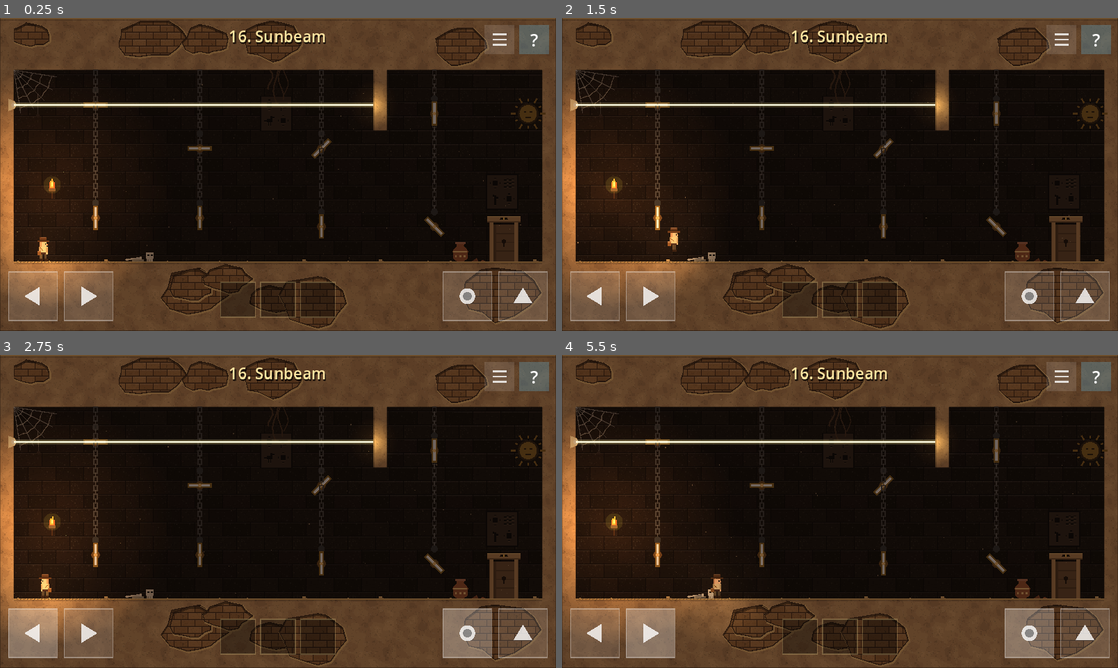
Above: before the commit, frames 1-4 (two rows, left to right).
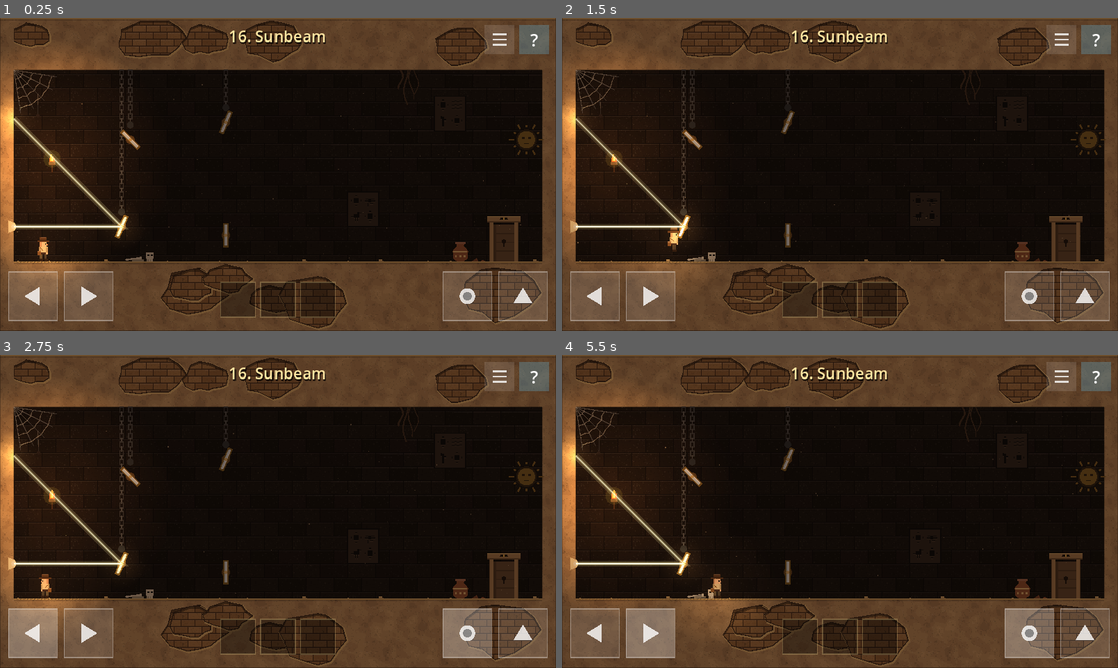
Above: after the commit, the same moments.

Repository: mrvadimjuravlev/mygame
Game: Godot game, scene res://levels/level_16.tscn
Two runs of this game, one before a commit and one after it. Both use one fixed random seed, a clock stepped at 60 frames per second and the inputs below. This scene is started directly instead of the project's main scene.
Inputs (mouse positions are in pixels of both pictures, inside the frame that each line leads up to):
- Up to frame 1 (0.25 s): no input
- Up to frame 2 (1.5 s): tap Enter at 0.5 s; move the mouse to (962, 158) at 0.52 s; hold Right (move_right) 0.53-1.25 s; hold E (action) 0.53-1.25 s; click (962, 158) at 0.67 s; tap Space (jump) at 0.77, 1.07 s; drag from (728, 190) to (656, 105) at 1.27 s
- Up to frame 3 (2.75 s): move the mouse to (333, 442) at 2.02 s; hold Left (move_left) from 2.03 s (still down); hold E (action) from 2.03 s (still down)
- Up to frame 4 (5.5 s): release Left (move_left) at 2.75 s; release E (action) at 2.75 s; drag from (812, 574) to (656, 555) at 2.77 s; move the mouse to (1006, 558) at 3.52 s; hold Right (move_right) 3.53-4.25 s; hold E (action) 3.53-4.25 s; tap Space (jump) at 3.77, 4.07 s; drag from (673, 464) to (884, 486) at 4.27 s; move the mouse to (867, 511) at 5.02 s; hold Right (move_right) from 5.03 s (still down); hold E (action) from 5.03 s (still down); click (867, 511) at 5.17 s

The runs differ from the first frame. In frame 1, 7.5% of the frame differs, in the area x 0-99%, y 11-88%; in frame 2, 7.4%; in frame 3, 7.3%; in frame 4, 7.6%, in the area x 0-99%, y 11-89%.

Commit message:
Level 16: four mirrors with 22.5-degree steps, diagonal beam that crosses itself
Co-Authored-By: Claude Opus 5.5 (1M context) <noreply@anthropic.com>
Claude-Session: https://claude.ai/code/session_01Grf5WdcuQYwuX1MMBXvSiC

Diff:
--- a/levels/level_16.tscn
+++ b/levels/level_16.tscn
@@ -1,21 +1,21 @@
 [gd_scene load_steps=11 format=3]
 
-[ext_resource type="Script" path="res://scripts/level.gd" id="1_akjoe"]
-[ext_resource type="Script" path="res://scripts/solid.gd" id="2_ugiv8"]
-[ext_resource type="Script" path="res://scripts/light_beam.gd" id="3_rnns1"]
-[ext_resource type="Script" path="res://scripts/prop.gd" id="4_gkkof"]
-[ext_resource type="Script" path="res://scripts/mirror.gd" id="5_lxsfv"]
-[ext_resource type="Script" path="res://scripts/exit_door.gd" id="6_eq51h"]
-[ext_resource type="Script" path="res://scripts/sun_target.gd" id="7_cstl6"]
-[ext_resource type="Script" path="res://scripts/torch.gd" id="8_6ug5s"]
-[ext_resource type="Script" path="res://scripts/glyphs.gd" id="9_uy3o5"]
-[ext_resource type="Script" path="res://scripts/hero.gd" id="10_4cjpi"]
+[ext_resource type="Script" path="res://scripts/level.gd" id="1_e0jos"]
+[ext_resource type="Script" path="res://scripts/solid.gd" id="2_xau8g"]
+[ext_resource type="Script" path="res://scripts/light_beam.gd" id="3_j4fyo"]
+[ext_resource type="Script" path="res://scripts/prop.gd" id="4_515li"]
+[ext_resource type="Script" path="res://scripts/mirror.gd" id="5_dt7ej"]
+[ext_resource type="Script" path="res://scripts/exit_door.gd" id="6_y22ya"]
+[ext_resource type="Script" path="res://scripts/sun_target.gd" id="7_fhcot"]
+[ext_resource type="Script" path="res://scripts/torch.gd" id="8_eiq2l"]
+[ext_resource type="Script" path="res://scripts/glyphs.gd" id="9_wnx6b"]
+[ext_resource type="Script" path="res://scripts/hero.gd" id="10_hqmyi"]
 
 [node name="Level16" type="Node2D"]
-script = ExtResource("1_akjoe")
+script = ExtResource("1_e0jos")
 level_number = 16
 slogan = "Солнечный зайчик"
-hints = PackedStringArray("Свет должен попасть на солнце.", "Коснись зеркала пальцем: оно повернётся.", "Луч идёт лесенкой: вниз, вправо, вверх, вправо, вниз, вправо, вверх и вправо на солнце.")
+hints = PackedStringArray("Свет должен попасть на солнце.", "Коснись зеркала пальцем: оно повернётся.", "Лучи могут пересекаться. Путь: наискосок вверх, прямо вниз, наискосок вверх-влево и вправо на солнце.")
 tutorial_button = ""
 level_width = 640.0
 level_height = 360.0
@@ -56,180 +56,117 @@
 polygon = PackedVector2Array(0, 0, 16, 0, 16, 360, 0, 360)
 
 [node name="Solid4" type="StaticBody2D" parent="."]
-script = ExtResource("2_ugiv8")
+script = ExtResource("2_xau8g")
 polygon = PackedVector2Array(624, 0, 640, 0, 640, 360, 624, 360)
 color = Color(0.541176, 0.415686, 0.262745, 1)
 
 [node name="Shape" type="CollisionPolygon2D" parent="Solid4"]
 polygon = PackedVector2Array(624, 0, 640, 0, 640, 360, 624, 360)
 
-[node name="Solid5" type="StaticBody2D" parent="."]
-script = ExtResource("2_ugiv8")
-polygon = PackedVector2Array(430, 60, 446, 60, 446, 130, 430, 130)
-color = Color(0.541176, 0.415686, 0.262745, 1)
-
-[node name="Shape" type="CollisionPolygon2D" parent="Solid5"]
-polygon = PackedVector2Array(430, 60, 446, 60, 446, 130, 430, 130)
-
 [node name="Beam" type="Node2D" parent="."]
-position = Vector2(16, 100)
-script = ExtResource("3_rnns1")
+position = Vector2(16, 240)
+script = ExtResource("3_j4fyo")
 direction = Vector2(1, 0)
 
-[node name="Prop7" type="Node2D" parent="."]
-position = Vector2(110, 60)
-script = ExtResource("4_gkkof")
-kind = "chain"
-length = 20.0
-color = Color(0.541176, 0.168627, 0.168627, 1)
-
-[node name="Mirror1" type="Area2D" parent="."]
-position = Vector2(110, 100)
-script = ExtResource("5_lxsfv")
-step = 0
-
-[node name="Prop9" type="Node2D" parent="."]
-position = Vector2(110, 60)
-script = ExtResource("4_gkkof")
-kind = "chain"
-length = 150.0
-color = Color(0.541176, 0.168627, 0.168627, 1)
-
-[node name="Mirror2" type="Area2D" parent="."]
-position = Vector2(110, 230)
-script = ExtResource("5_lxsfv")
-step = 2
-
-[node name="Prop11" type="Node2D" parent="."]
-position = Vector2(230, 60)
-script = ExtResource("4_gkkof")
-kind = "chain"
-length = 150.0
-color = Color(0.541176, 0.168627, 0.168627, 1)
-
-[node name="Mirror3" type="Area2D" parent="."]
-position = Vector2(230, 230)
-script = ExtResource("5_lxsfv")
-step = 2
-
-[node name="Prop13" type="Node2D" parent="."]
-position = Vector2(230, 60)
-script = ExtResource("4_gkkof")
-kind = "chain"
-length = 70.0
-color = Color(0.541176, 0.168627, 0.168627, 1)
-
-[node name="Mirror4" type="Area2D" parent="."]
-position = Vector2(230, 150)
-script = ExtResource("5_lxsfv")
-step = 0
-
-[node name="Prop15" type="Node2D" parent="."]
-position = Vector2(370, 60)
-script = ExtResource("4_gkkof")
-kind = "chain"
-length = 70.0
-color = Color(0.541176, 0.168627, 0.168627, 1)
-
-[node name="Mirror5" type="Area2D" parent="."]
-position = Vector2(370, 150)
-script = ExtResource("5_lxsfv")
-step = 3
-
-[node name="Prop17" type="Node2D" parent="."]
-position = Vector2(370, 60)
-script = ExtResource("4_gkkof")
+[node name="Prop6" type="Node2D" parent="."]
+position = Vector2(140, 60)
+script = ExtResource("4_515li")
 kind = "chain"
 length = 160.0
 color = Color(0.541176, 0.168627, 0.168627, 1)
 
-[node name="Mirror6" type="Area2D" parent="."]
-position = Vector2(370, 240)
-script = ExtResource("5_lxsfv")
-step = 2
+[node name="Mirror1" type="Area2D" parent="."]
+position = Vector2(140, 240)
+script = ExtResource("5_dt7ej")
+step = 5
 
-[node name="Prop19" type="Node2D" parent="."]
-position = Vector2(500, 60)
-script = ExtResource("4_gkkof")
+[node name="Prop8" type="Node2D" parent="."]
+position = Vector2(260, 60)
+script = ExtResource("4_515li")
 kind = "chain"
-length = 160.0
+length = 40.0
 color = Color(0.541176, 0.168627, 0.168627, 1)
 
-[node name="Mirror7" type="Area2D" parent="."]
-position = Vector2(500, 240)
-script = ExtResource("5_lxsfv")
-step = 1
+[node name="Mirror2" type="Area2D" parent="."]
+position = Vector2(260, 120)
+script = ExtResource("5_dt7ej")
+step = 5
 
-[node name="Prop21" type="Node2D" parent="."]
-position = Vector2(500, 60)
-script = ExtResource("4_gkkof")
+[node name="Mirror3" type="Area2D" parent="."]
+position = Vector2(260, 250)
+script = ExtResource("5_dt7ej")
+step = 4
+
+[node name="Prop11" type="Node2D" parent="."]
+position = Vector2(150, 60)
+script = ExtResource("4_515li")
 kind = "chain"
-length = 30.0
+length = 60.0
 color = Color(0.541176, 0.168627, 0.168627, 1)
 
-[node name="Mirror8" type="Area2D" parent="."]
-position = Vector2(500, 110)
-script = ExtResource("5_lxsfv")
+[node name="Mirror4" type="Area2D" parent="."]
+position = Vector2(150, 140)
+script = ExtResource("5_dt7ej")
 step = 2
 
 [node name="Exit" type="Area2D" parent="."]
 position = Vector2(580, 280)
-script = ExtResource("6_eq51h")
+script = ExtResource("6_y22ya")
 start_open = false
 needs_key = false
 upside_down = false
 
 [node name="Sun" type="Node2D" parent="."]
-position = Vector2(608, 110)
-script = ExtResource("7_cstl6")
+position = Vector2(606, 140)
+script = ExtResource("7_fhcot")
 targets = Array[NodePath]([NodePath("../Exit")])
 effect = &"activate"
 
-[node name="Torch60_200" type="Area2D" parent="."]
-position = Vector2(60, 200)
-script = ExtResource("8_6ug5s")
+[node name="Torch60_170" type="Area2D" parent="."]
+position = Vector2(60, 170)
+script = ExtResource("8_eiq2l")
 start_lit = true
 
 [node name="Glyphs1" type="Node2D" parent="."]
-position = Vector2(300, 90)
-script = ExtResource("9_uy3o5")
+position = Vector2(400, 200)
+script = ExtResource("9_wnx6b")
 columns = 2
 signs = PackedStringArray("sun", "eye", "bird", "sun")
 
 [node name="Glyphs2" type="Node2D" parent="."]
-position = Vector2(560, 180)
-script = ExtResource("9_uy3o5")
+position = Vector2(500, 90)
+script = ExtResource("9_wnx6b")
 columns = 2
 signs = PackedStringArray("sun", "wave", "reed", "sun")
 
-[node name="Prop28" type="Node2D" parent="."]
+[node name="Prop18" type="Node2D" parent="."]
 position = Vector2(16, 60)
-script = ExtResource("4_gkkof")
+script = ExtResource("4_515li")
 kind = "web"
 length = 50.0
 color = Color(0.541176, 0.168627, 0.168627, 1)
 
-[node name="Prop29" type="Node2D" parent="."]
-position = Vector2(320, 60)
-script = ExtResource("4_gkkof")
+[node name="Prop19" type="Node2D" parent="."]
+position = Vector2(470, 60)
+script = ExtResource("4_515li")
 kind = "roots"
 length = 40.0
 color = Color(0.541176, 0.168627, 0.168627, 1)
 
-[node name="Prop30" type="Node2D" parent="."]
+[node name="Prop20" type="Node2D" parent="."]
 position = Vector2(160, 280)
-script = ExtResource("4_gkkof")
+script = ExtResource("4_515li")
 kind = "bones"
 length = 0.0
 color = Color(0.541176, 0.168627, 0.168627, 1)
 
-[node name="Prop31" type="Node2D" parent="."]
+[node name="Prop21" type="Node2D" parent="."]
 position = Vector2(530, 280)
-script = ExtResource("4_gkkof")
+script = ExtResource("4_515li")
 kind = "vase"
 length = 0.0
 color = Color(0.541176, 0.168627, 0.168627, 1)
 
 [node name="Hero" type="CharacterBody2D" parent="."]
 position = Vector2(50, 280)
-script = ExtResource("10_4cjpi")
+script = ExtResource("10_hqmyi")
--- a/scripts/i18n.gd
+++ b/scripts/i18n.gd
@@ -111,7 +111,7 @@
 	"Солнечный зайчик": "Sunbeam",
 	"Свет должен попасть на солнце.": "The light has to reach the sun.",
 	"Коснись зеркала пальцем: оно повернётся.": "Tap a mirror with your finger and it turns.",
-	"Луч идёт лесенкой: вниз, вправо, вверх, вправо, вниз, вправо, вверх и вправо на солнце.": "The beam zigzags: down, right, up, right, down, right, up and right into the sun.",
+	"Лучи могут пересекаться. Путь: наискосок вверх, прямо вниз, наискосок вверх-влево и вправо на солнце.": "Beams can cross. The path: diagonally up, straight down, diagonally up and left, then right into the sun.",
 	# Подземелье
 	"Решётка": "The Portcullis",
 	"Решётку не поднять руками.": "The portcullis can't be lifted by hand.",
--- a/scripts/mirror.gd
+++ b/scripts/mirror.gd
@@ -1,14 +1,18 @@
 @tool
 extends Area2D
-## Поворотное зеркало на бронзовой оси. Касание пальцем поворачивает его на 45°.
-## Положения: 0 «—», 1 «\», 2 «|», 3 «/». Отражает луч обеими сторонами.
+## Поворотное зеркало на бронзовой оси. Касание пальцем поворачивает его на 22,5°,
+## поэтому луч уходит и под прямым углом, и наискосок (кратно 45°).
+## Положения 0–7: 0 «—», 2 «\», 4 «|», 6 «/», нечётные — между ними. Отражает луч обеими сторонами.
+
+const STEPS := 8
+const TURN := PI / STEPS
 
 const HALF := 12.0
 
-@export_range(0, 3) var step := 0:
+@export_range(0, 7) var step := 0:
 	set(value):
-		step = posmod(value, 4)
-		_shown = step * PI / 4
+		step = posmod(value, STEPS)
+		_shown = step * TURN
 		queue_redraw()
 
 var _shown := 0.0
@@ -36,19 +40,19 @@
 	# Плавный поворот на глаз; луч считает новое положение сразу.
 	_shown = from
 	var tween := create_tween()
-	tween.tween_property(self, "_shown", from + PI / 4, 0.15)
-	tween.tween_callback(func() -> void: _shown = step * PI / 4)
+	tween.tween_property(self, "_shown", from + TURN, 0.12)
+	tween.tween_callback(func() -> void: _shown = step * TURN)
 	Sfx.play("lever", -2.0, 1.4)
 
 
 ## Отражающий отрезок в мировых координатах.
 func segment() -> PackedVector2Array:
-	var d := Vector2.from_angle(step * PI / 4) * HALF
+	var d := Vector2.from_angle(step * TURN) * HALF
 	return PackedVector2Array([global_position - d, global_position + d])
 
 
 func normal() -> Vector2:
-	return Vector2.from_angle(step * PI / 4).orthogonal()
+	return Vector2.from_angle(step * TURN).orthogonal()
 
 
 func _process(_delta: float) -> void:
--- a/tools/autoplay.gd
+++ b/tools/autoplay.gd
@@ -54,8 +54,8 @@
 func _solve_16() -> void:
 	var lv := current_scene
 	print("  луч сначала: ", lv.get_node("Beam").points)
-	# Сколько раз коснуться каждого зеркала, чтобы луч пошёл лесенкой.
-	var taps := [1, 3, 1, 3, 2, 3, 2, 1]
+	# Сколько раз коснуться каждого зеркала, чтобы луч дошёл до солнца.
+	var taps := [2, 4, 3, 3]
 	for i in taps.size():
 		var mirror: Node2D = lv.get_node("Mirror%d" % (i + 1))
 		for k in taps[i]:
--- a/tools/build_levels.gd
+++ b/tools/build_levels.gd
@@ -390,28 +390,29 @@
 
 
 func _level_16() -> void:
-	_begin(16, "Солнечный зайчик", 640, "", ["Свет должен попасть на солнце.", "Коснись зеркала пальцем: оно повернётся.", "Луч идёт лесенкой: вниз, вправо, вверх, вправо, вниз, вправо, вверх и вправо на солнце."])
-	_back(640)
-	_box(0, 280, 640, 360)       # пол
-	_box(0, 0, 640, 60)          # потолок
-	_box(0, 0, 16, 360)
-	_box(624, 0, 640, 360)
-	_box(430, 60, 446, 130)      # каменный выступ с потолка: прямой луч до солнца не пройдёт
-	var beam := _add("Beam", Node2D.new(), "light_beam.gd", Vector2(16, 100))
+	_begin(16, "Солнечный зайчик", 640, "", ["Свет должен попасть на солнце.", "Коснись зеркала пальцем: оно повернётся.", "Лучи могут пересекаться. Путь: наискосок вверх, прямо вниз, наискосок вверх-влево и вправо на солнце."])
+	_back(640)
+	_box(0, 280, 640, 360)       # пол
+	_box(0, 0, 640, 60)          # потолок
+	_box(0, 0, 16, 360)
+	_box(624, 0, 640, 360)
+	var beam := _add("Beam", Node2D.new(), "light_beam.gd", Vector2(16, 240))
 	beam.direction = Vector2.RIGHT
-	# Зеркала висят на цепях и стоят не так. Верно: «\\», «\\», «/», «/», «\\», «\\», «/», «/».
-	var mirrors := [[110, 100, 0], [110, 230, 2], [230, 230, 2], [230, 150, 0], [370, 150, 3], [370, 240, 2], [500, 240, 1], [500, 110, 2]]
+	# Четыре зеркала на цепях, шаг поворота 22,5°. Стоят не так; верно: 7, 1, 7, 5.
+	# Луч: наискосок вверх, прямо вниз, наискосок вверх-влево, вправо на солнце — и трижды пересекает сам себя.
+	var mirrors := [[140, 240, 5], [260, 120, 5], [260, 250, 4], [150, 140, 2]]
 	for i in mirrors.size():
 		var m: Array = mirrors[i]
-		_prop("chain", Vector2(m[0], 60), m[1] - 60 - 20)
+		if i != 2:  # третье стоит под вторым, его цепь закрыла бы луч
+			_prop("chain", Vector2(m[0], 60), maxf(m[1] - 60 - 20, 4))
 		var mirror := _add("Mirror%d" % (i + 1), Area2D.new(), "mirror.gd", Vector2(m[0], m[1]))
 		mirror.step = m[2]
 	var exit := _exit(580, 280)
-	var sun := _add("Sun", Node2D.new(), "sun_target.gd", Vector2(608, 110))
+	var sun := _add("Sun", Node2D.new(), "sun_target.gd", Vector2(606, 140))
 	_link(sun, [exit])
-	_decor([[60, 200]], [[300, 90, 2, ["sun", "eye", "bird", "sun"]], [560, 180, 2, ["sun", "wave", "reed", "sun"]]], true)
+	_decor([[60, 170]], [[400, 200, 2, ["sun", "eye", "bird", "sun"]], [500, 90, 2, ["sun", "wave", "reed", "sun"]]], true)
 	_prop("web", Vector2(16, 60), 50)
-	_prop("roots", Vector2(320, 60), 40)
+	_prop("roots", Vector2(470, 60), 40)
 	_prop("bones", Vector2(160, 280), 0)
 	_prop("vase", Vector2(530, 280), 0)
 	_hero(50, 280)
Binary file changed: docs/screenshots/level_16.png
Binary file changed: docs/screenshots/level_16_solved.png
Not shown: 3 places in levels/level_16.tscn that only renumber resources
Not shown, changed: README.md
Not shown, changed: docs/levels-pyramid.md
